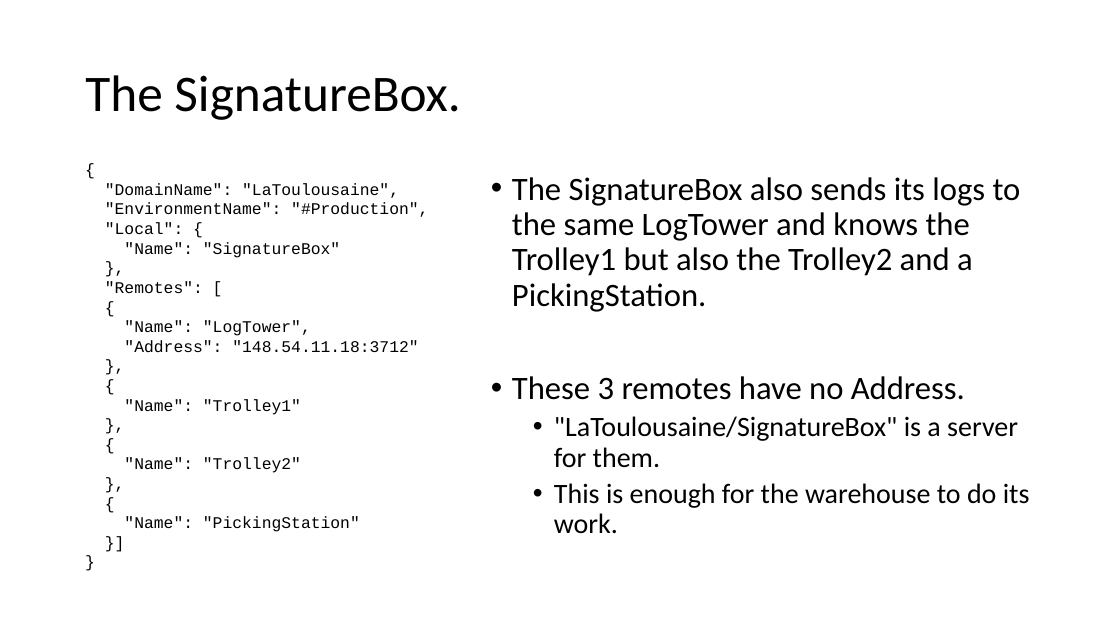
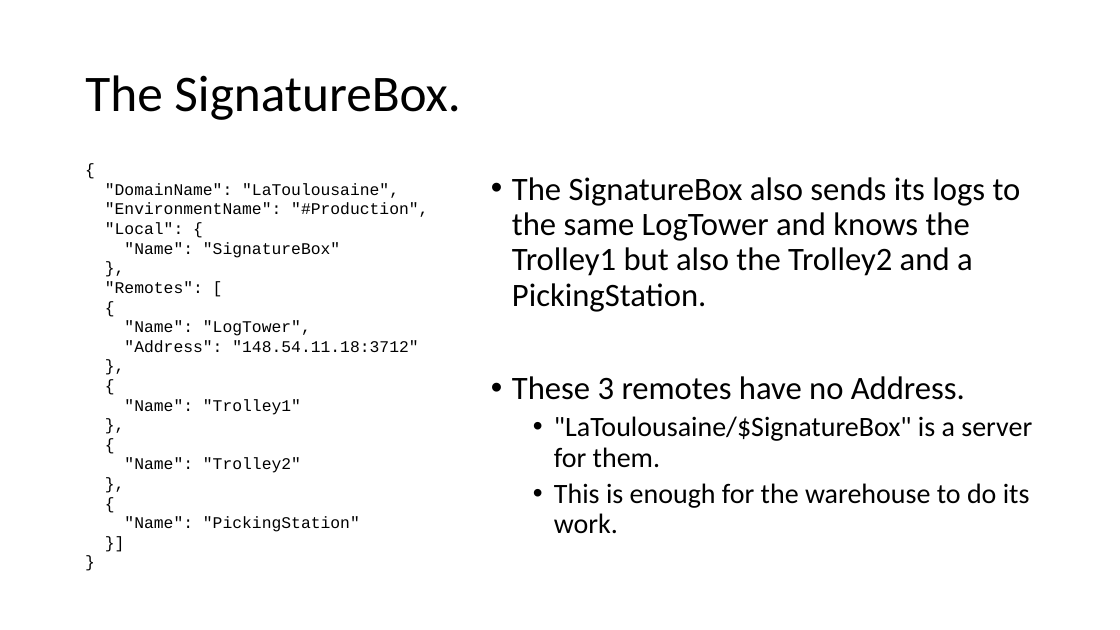
Before and after one commit to signature-opensource/CK-AppIdentity-Transport, a slide deck: slide 8 of Doc/CK-AppIdentity.pptx (slide 9 before the commit). Drawn at 1120x630 pixels with LibreOffice and Linux fonts; fonts in the diff are those of the drawing. Boxes give left, top, right and bottom in pixels: in the first picture for what was removed or moved away, otherwise in the second. Text is boxed around its words. In the diff, an @@ line names an element or a change of style, - is before the commit and + after.

```diff
--- a/Doc/CK-AppIdentity.pptx
+++ b/Doc/CK-AppIdentity.pptx
@@ text at (x1=554, y1=416, x2=1032, y2=468): text changed @@
-  • "LaToulousaine/SignatureBox" is a server for them.
+  • "LaToulousaine/$SignatureBox" is a server for them.
```
Also in this commit, not shown: 3 other slides changed, 23 other files.
